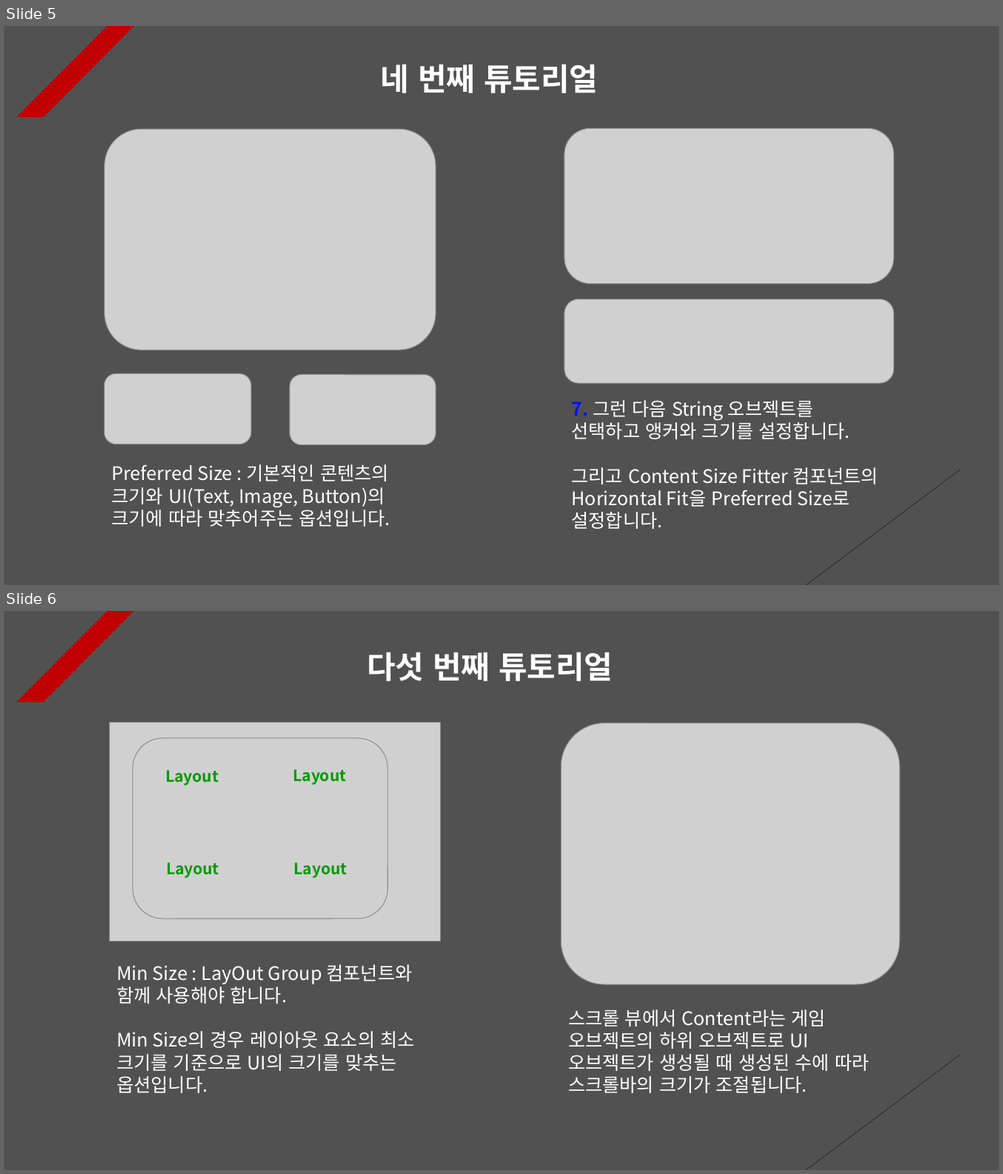
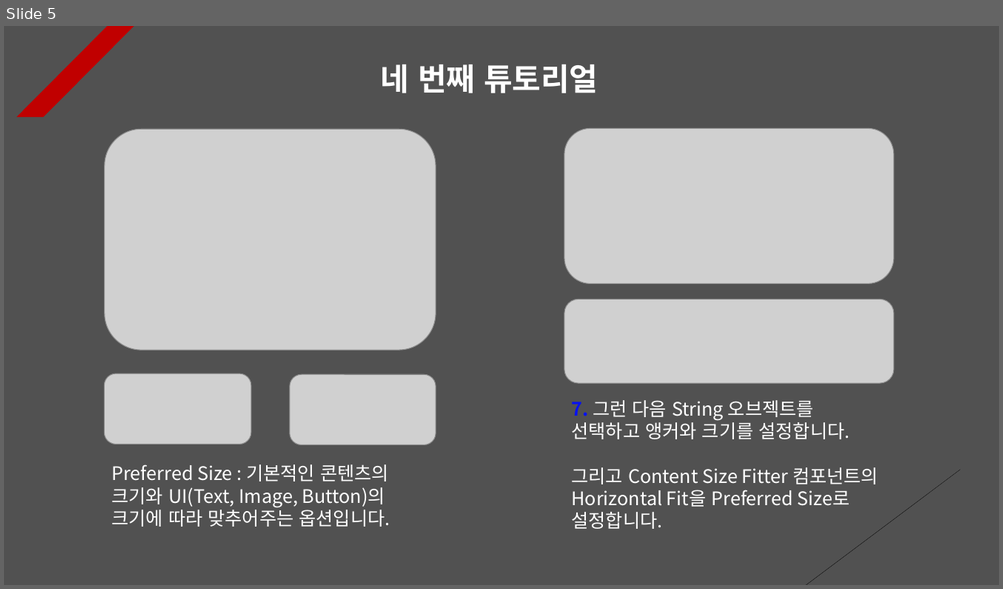
Before and after one commit to Unity2033/3D-UnityEngine, a slide deck: Assets/Class/Photon Server/PPT Data/Photon RPC.pptx. Shown one above the other, each under a label of ours: slides 5 and 6 before the commit, slide 5 after it. The pictures are 1003x1174 and 1003x589 pixels, drawn with LibreOffice and Linux fonts; fonts in the diff are those of the drawing; grey boxes stand for pictures. Boxes give left, top, right and bottom in pixels: in the first picture for what was removed or moved away, otherwise in the second. Text is boxed around its words. In the diff, an @@ line names an element or a change of style, - is before the commit and + after.

```diff
--- a/Assets/Class/Photon Server/PPT Data/Photon RPC.pptx
+++ b/Assets/Class/Photon Server/PPT Data/Photon RPC.pptx
@@ slide 6 removed at bbox=[4, 611, 999, 1170], background #515151; not listed: 2 template elements that a slide beside it also shows @@
@@ text removed at bbox=[367, 652, 612, 681] @@
-다섯 번째 튜토리얼
@@ picture removed at bbox=[109, 723, 440, 943] @@
@@ picture removed at bbox=[132, 738, 387, 919] @@
@@ picture removed at bbox=[560, 723, 899, 985] @@
@@ text removed at bbox=[165, 770, 219, 786] @@
-Layout
@@ text removed at bbox=[293, 769, 347, 785] @@
-Layout
@@ text removed at bbox=[166, 863, 219, 878] @@
-Layout
@@ text removed at bbox=[294, 863, 347, 878] @@
-Layout
@@ text removed at bbox=[116, 965, 414, 1093] @@
-Min Size : LayOut Group 컴포넌트와 함께 사용해야 합니다.
-Min Size의 경우 레이아웃 요소의 최소 크기를 기준으로 UI의 크기를 맞추는 옵션입니다.
@@ text removed at bbox=[568, 1010, 868, 1093] @@
-스크롤 뷰에서 Content라는 게임 오브젝트의 하위 오브젝트로 UI 오브젝트가 생성될 때 생성된 수에 따라 스크롤바의 크기가 조절됩니다.
```
Also in this commit, not shown: 4 slides changed, 21 other files.
